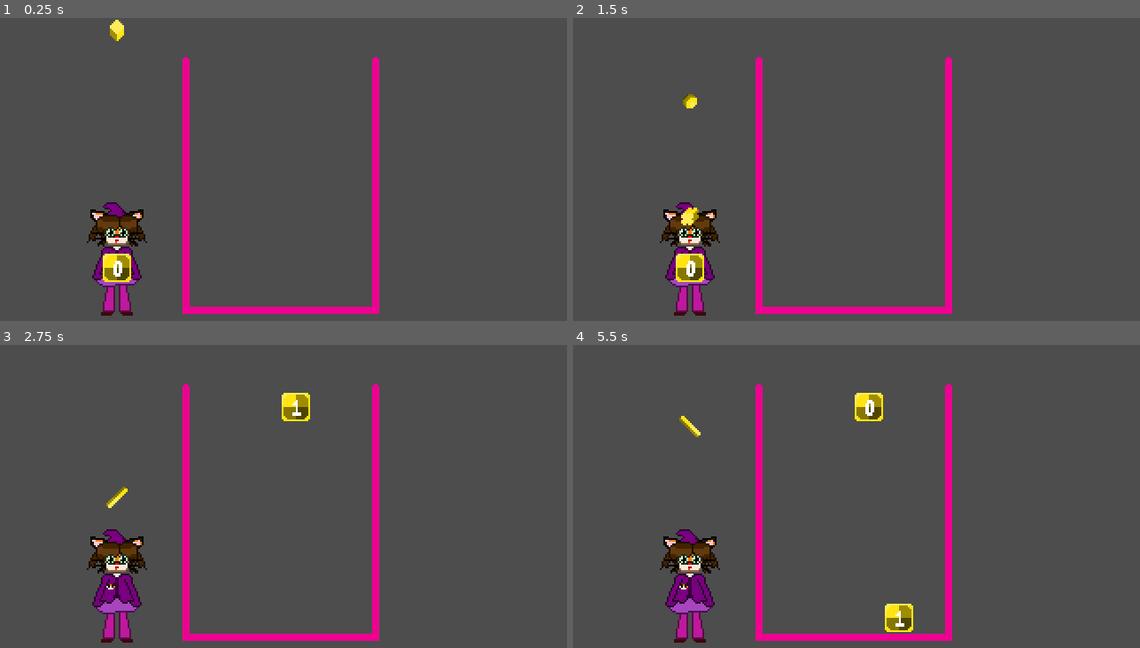
Above: before the commit, frames 1-4 (two rows, left to right).
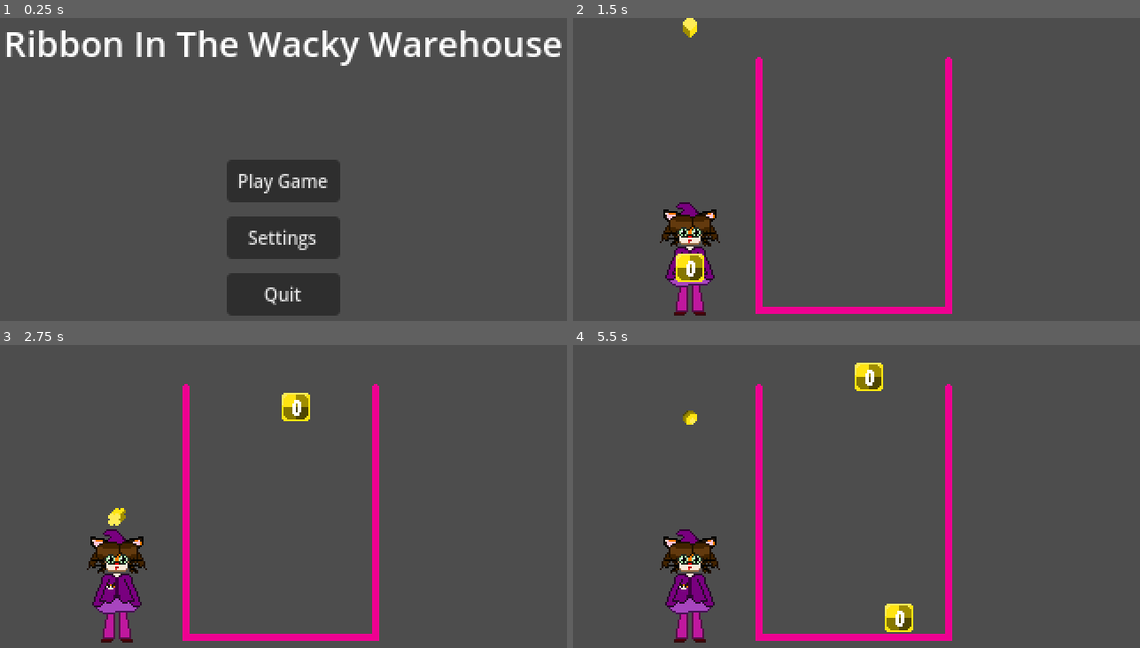
Above: after the commit, the same moments.

Repository: HuskyGameDev/2025f-team2
Game: Godot game, scene res://Scenes/TestScenes/MainMenu.tscn
The game is run twice, just before and just after one commit, with the same random seed, the same clock (stepped at 60 frames per second) and the same inputs. Before the commit the project starts from res://Scenes/TestScenes/TestScene.tscn.
Inputs (mouse positions are in pixels of both pictures, inside the frame that each line leads up to):
- Up to frame 1 (0.25 s): no input
- Up to frame 2 (1.5 s): click (856, 239) at 0.5 s, where only the run after the commit has a clickable "Settings"; click (856, 181) at 1.25 s, where only the run after the commit has a clickable "Play Game"
- Up to frame 3 (2.75 s): hold Right (right) from 2.03 s (still down); hold Z (release) from 2.03 s (still down)
- Up to frame 4 (5.5 s): release Right (right) at 2.78 s; release Z (release) at 2.78 s; hold Down (down) 2.78-3.53 s; tap Z (release) at 2.85, 4.35 s; tap Enter at 3.5 s; hold Right (right) 3.53-4.28 s; hold Z (release) 3.53-4.28 s; hold Up (up) 4.28-5.03 s; hold Left (left) from 5.03 s (still down); hold Z (release) from 5.03 s (still down)

The runs differ from the first frame. In frame 1, 16% of the frame differs, in the area x 1-100%, y 0-99%; in frame 2, 0.4%; in frame 3, 0.3%; in frame 4, 1.1%.

Commit message:
Added main menu
Added a main menu scene, set that scene to the default scene, added a "play game" button that will load the level one when clicked

Diff:
--- /dev/null
+++ b/Scenes/GameObjects/main_menu.tscn
@@ -0,0 +1,49 @@
+[gd_scene load_steps=2 format=3 uid="uid://w6i51b5jwmid"]
+
+[ext_resource type="Script" uid="uid://c1tvvf4myq6lo" path="res://Scripts/UI_Scripts/Play_Game.gd" id="1_wsnrw"]
+
+[node name="MainMenu" type="Control"]
+layout_mode = 3
+anchors_preset = 15
+anchor_right = 1.0
+anchor_bottom = 1.0
+grow_horizontal = 2
+grow_vertical = 2
+
+[node name="PlayGame" type="Button" parent="."]
+layout_mode = 0
+offset_left = 128.0
+offset_top = 80.0
+offset_right = 192.0
+offset_bottom = 104.0
+theme_override_font_sizes/font_size = 10
+text = "Play Game"
+script = ExtResource("1_wsnrw")
+
+[node name="Settings" type="Button" parent="."]
+layout_mode = 0
+offset_left = 128.0
+offset_top = 112.0
+offset_right = 192.0
+offset_bottom = 136.0
+theme_override_font_sizes/font_size = 10
+text = "Settings"
+
+[node name="Quit" type="Button" parent="."]
+layout_mode = 0
+offset_left = 128.0
+offset_top = 144.0
+offset_right = 192.0
+offset_bottom = 168.0
+theme_override_font_sizes/font_size = 10
+text = "Quit"
+
+[node name="Label" type="Label" parent="."]
+layout_mode = 0
+offset_right = 320.0
+offset_bottom = 32.0
+theme_override_font_sizes/font_size = 20
+text = "Ribbon In The Wacky Warehouse"
+horizontal_alignment = 1
+
+[connection signal="pressed" from="PlayGame" to="PlayGame" method="_on_pressed"]
--- /dev/null
+++ b/Scenes/TestScenes/MainMenu.tscn
@@ -0,0 +1,7 @@
+[gd_scene load_steps=2 format=3 uid="uid://dcgj7q6h1wg41"]
+
+[ext_resource type="PackedScene" uid="uid://w6i51b5jwmid" path="res://Scenes/GameObjects/main_menu.tscn" id="1_73qt8"]
+
+[node name="MainMenu" type="Node2D"]
+
+[node name="MainMenu" parent="." instance=ExtResource("1_73qt8")]
--- /dev/null
+++ b/Scripts/UI_Scripts/Play_Game.gd
@@ -0,0 +1,4 @@
+extends Button
+
+func _on_pressed() -> void:
+	get_tree().change_scene_to_file("res://Scenes/TestScenes/TestScene.tscn")
--- a/project.godot
+++ b/project.godot
@@ -11,7 +11,7 @@
 [application]
 
 config/name="Ribbon In The Wacky Warehouse"
-run/main_scene="uid://co48nl1f8gywv"
+run/main_scene="uid://dcgj7q6h1wg41"
 config/features=PackedStringArray("4.4", "GL Compatibility")
 config/icon="res://icon.svg"
 
Not shown, added: Scripts/UI_Scripts/Play_Game.gd.uid
